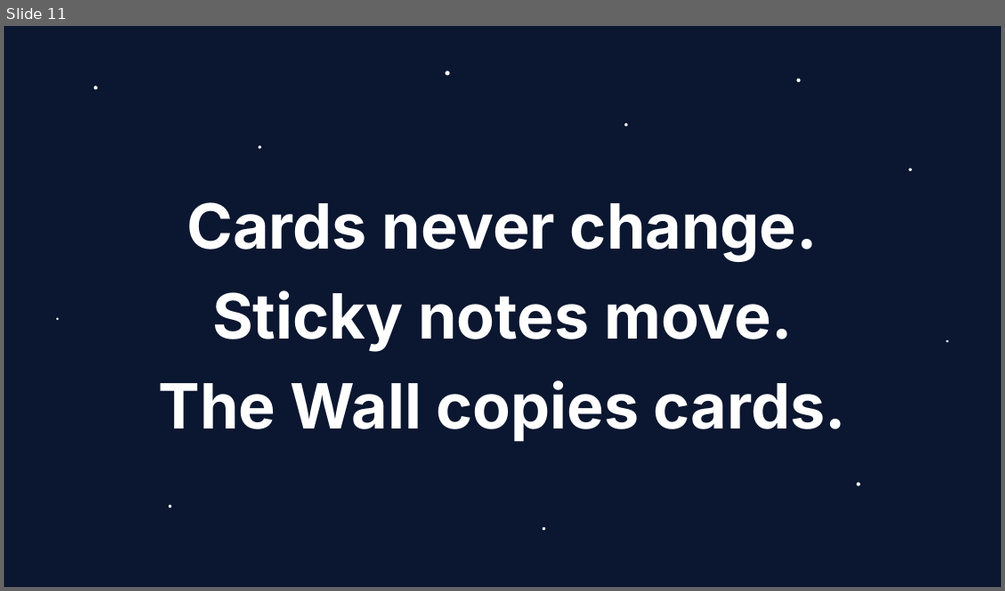
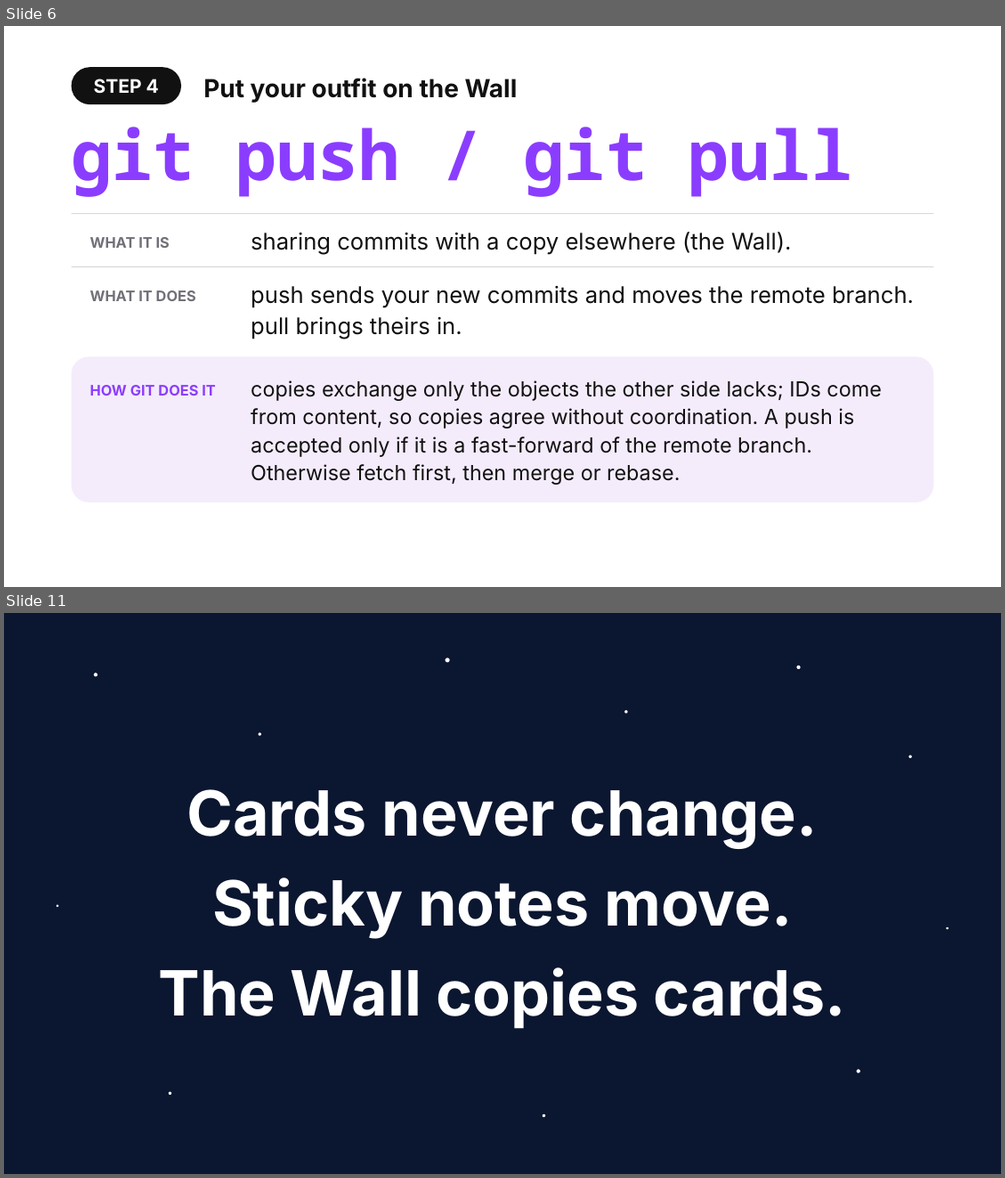
Before and after one commit to shubham3-ucb/cs294-pl, a slide deck: slides/tuesday_app.pptx. Shown one above the other, each under a label of ours: slide 11 before the commit, slides 6 and 11 after it; the slides between them are not shown. The pictures are 1005x591 and 1005x1178 pixels, drawn with LibreOffice and Linux fonts; fonts in the diff are those of the drawing. Boxes give left, top, right and bottom in pixels: in the first picture for what was removed or moved away, otherwise in the second. Text is boxed around its words. In the diff, an @@ line names an element or a change of style, - is before the commit and + after.

```diff
--- a/slides/tuesday_app.pptx
+++ b/slides/tuesday_app.pptx
@@ slide 6 added at box(4, 26, 1001, 587), background #FFFFFF @@
@@ rounded rectangle added at box(72, 67, 181, 104), fill #111111, 18 pt, text #FFFFFF, bold @@
+STEP 4
@@ text added at box(203, 78, 518, 103), 24 pt, text #111111, bold @@
+Put your outfit on the Wall
@@ text added at box(72, 127, 852, 197), 66 pt, text #8B3DFF, bold @@
+git push / git pull
@@ rectangle added at box(72, 213, 933, 214), fill #D9D9DE @@
@@ text added at box(90, 237, 170, 248), 14 pt, text #707078, bold @@
+WHAT IT IS
@@ text added at box(251, 232, 791, 255), 22 pt, text #111111 @@
+sharing commits with a copy elsewhere (the Wall).
@@ rectangle added at box(72, 266, 933, 267), fill #D9D9DE @@
@@ text added at box(90, 290, 196, 301), 14 pt, text #707078, bold @@
+WHAT IT DOES
@@ text added at box(251, 286, 914, 339), 22 pt, text #111111 @@
+push sends your new commits and moves the remote branch. pull brings theirs in.
@@ rounded rectangle added at box(72, 356, 933, 502), fill #F4ECFB @@
@@ text added at box(90, 385, 215, 395), 14 pt, text #8B3DFF, bold @@
+HOW GIT DOES IT
@@ text added at box(251, 380, 881, 484), 20 pt, text #111111 @@
+copies exchange only the objects the other side lacks; IDs come from content, so copies agree without coordination. A push is accepted only if it is a fast-forward of the remote branch. Otherwise fetch first, then merge or rebase.
```
Also in this commit, not shown: 3 slides changed, 6 other slides added, 7 slides removed, 50 other files.
